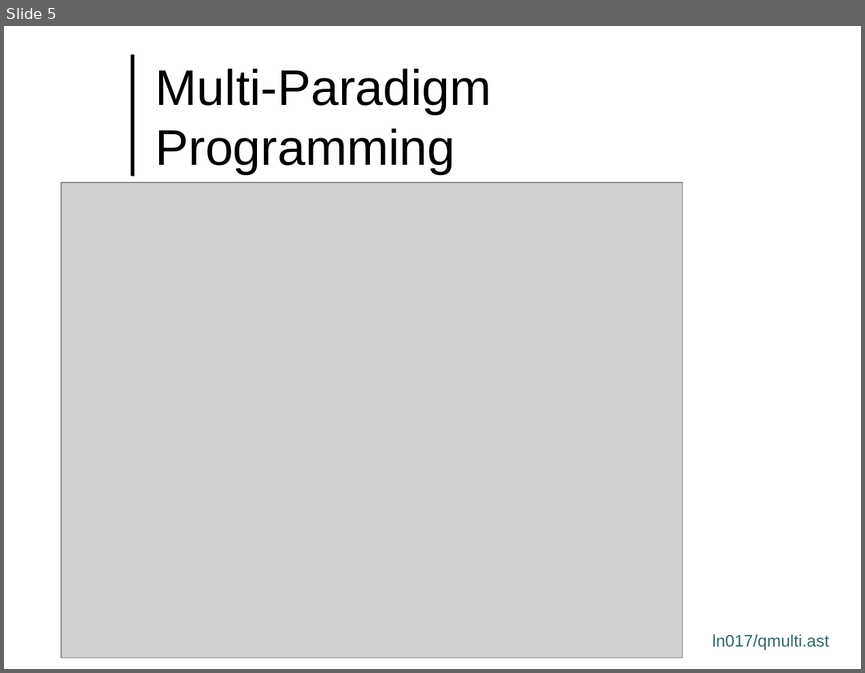
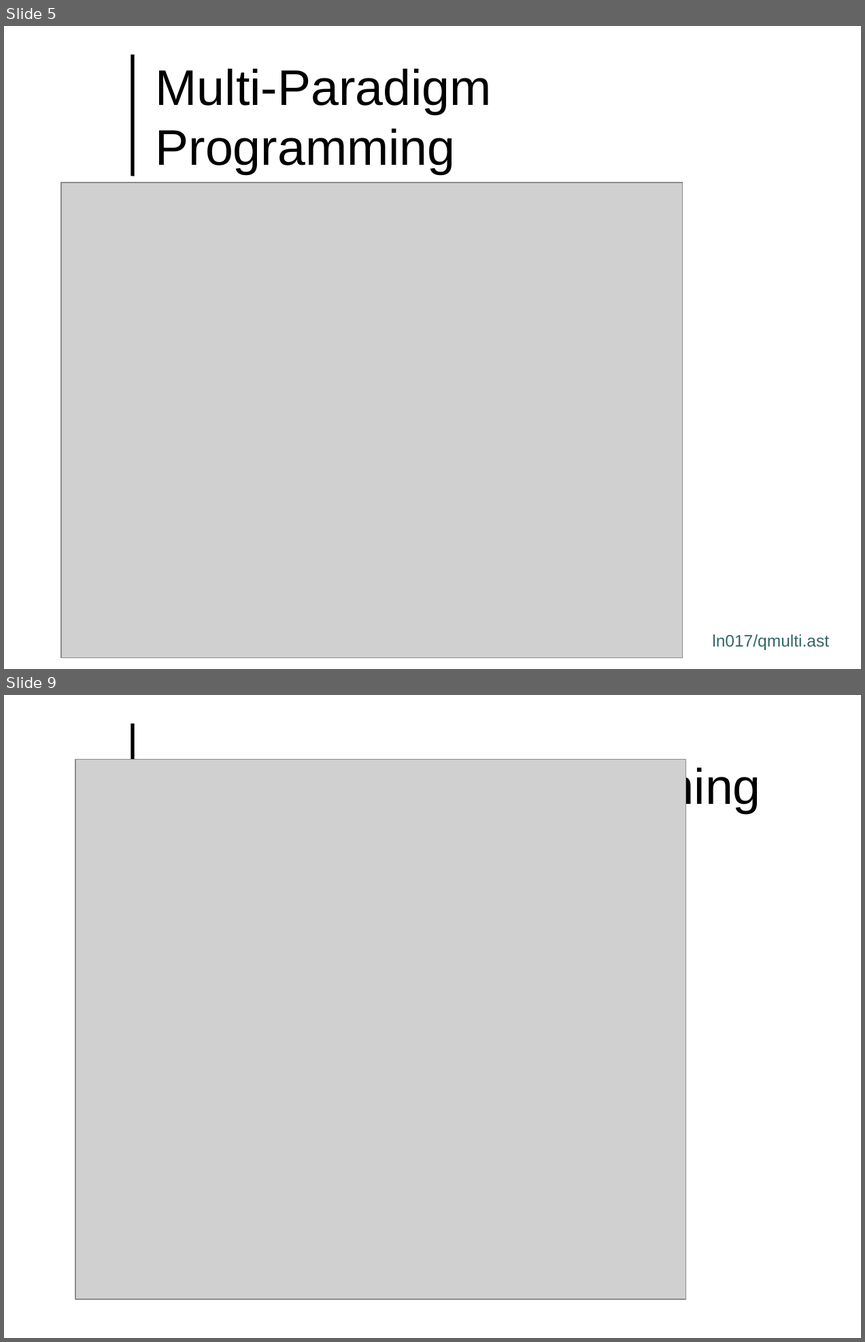
Before and after one commit to lutzhamel/CSC493, a slide deck: notes/csc493-ln017.pptx. Shown one above the other, each under a label of ours: slide 5 before the commit, slides 5 and 9 after it; the slides between them are not shown. The pictures are 865x673 and 865x1342 pixels, drawn with LibreOffice and Linux fonts; fonts in the diff are those of the drawing; grey boxes stand for pictures; background and template pictures are left out. Boxes give left, top, right and bottom in pixels: in the first picture for what was removed or moved away, otherwise in the second. Text is boxed around its words. In the diff, an @@ line names an element or a change of style, - is before the commit and + after.

```diff
--- a/notes/csc493-ln017.pptx
+++ b/notes/csc493-ln017.pptx
@@ slide 9 added at <box>4,695,861,1338</box>, background #FFFFFF; not listed: 1 template element that a slide beside it also shows @@
@@ picture added at <box>75,759,685,1299</box> @@
@@ title added at <box>156,759,761,815</box>, 42 pt, text #000000 @@
+Higher-Order Programming
```
Also in this commit, not shown: 1 slide changed, 2 other slides added, 3 other files.
